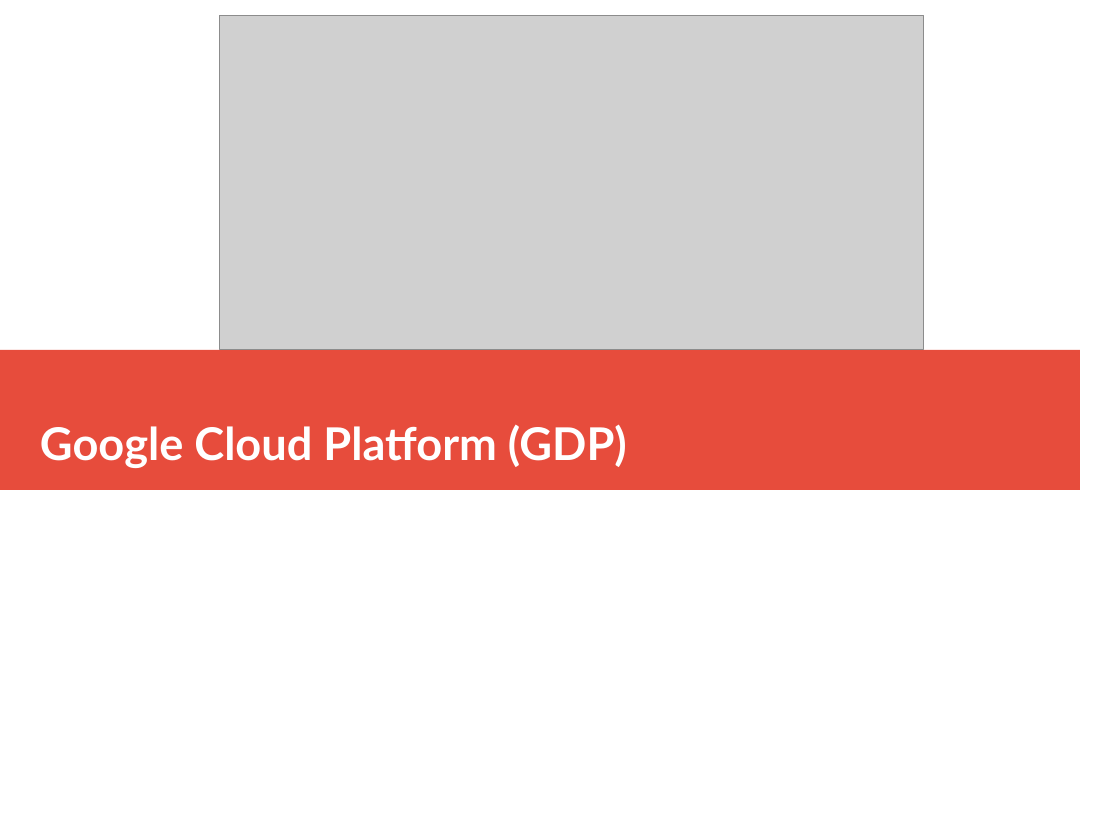
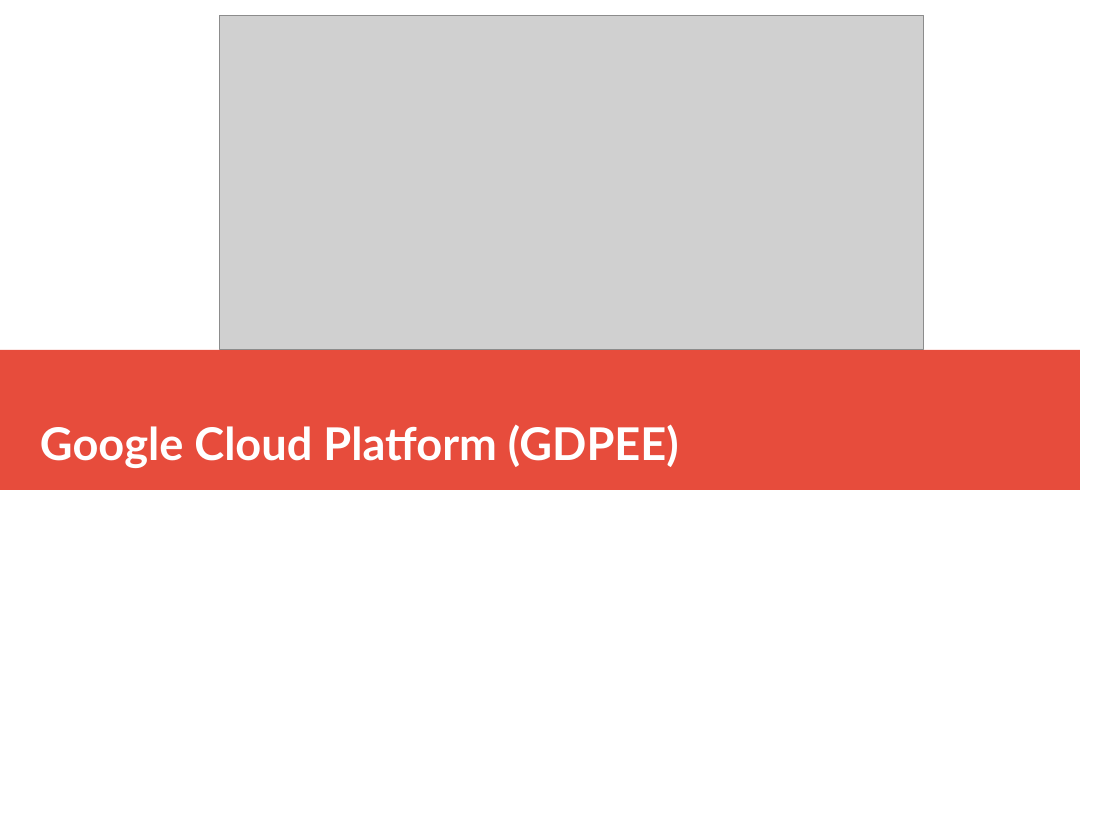
Before and after one commit to ettiennelr/gcp-appengine, a slide deck: slide 1 of src/GCP_Presentation.odp. Drawn at 1120x840 pixels with LibreOffice and Linux fonts; fonts in the diff are those of the drawing; grey boxes stand for pictures. Boxes give left, top, right and bottom in pixels: in the first picture for what was removed or moved away, otherwise in the second. Text is boxed around its words. In the diff, an @@ line names an element or a change of style, - is before the commit and + after.

Commit message:
test

```diff
--- a/src/GCP_Presentation.odp
+++ b/src/GCP_Presentation.odp
@@ title at (40, 424, 679, 468): text changed @@
-Google Cloud Platform (GDP)
+Google Cloud Platform (GDPEE)
```
